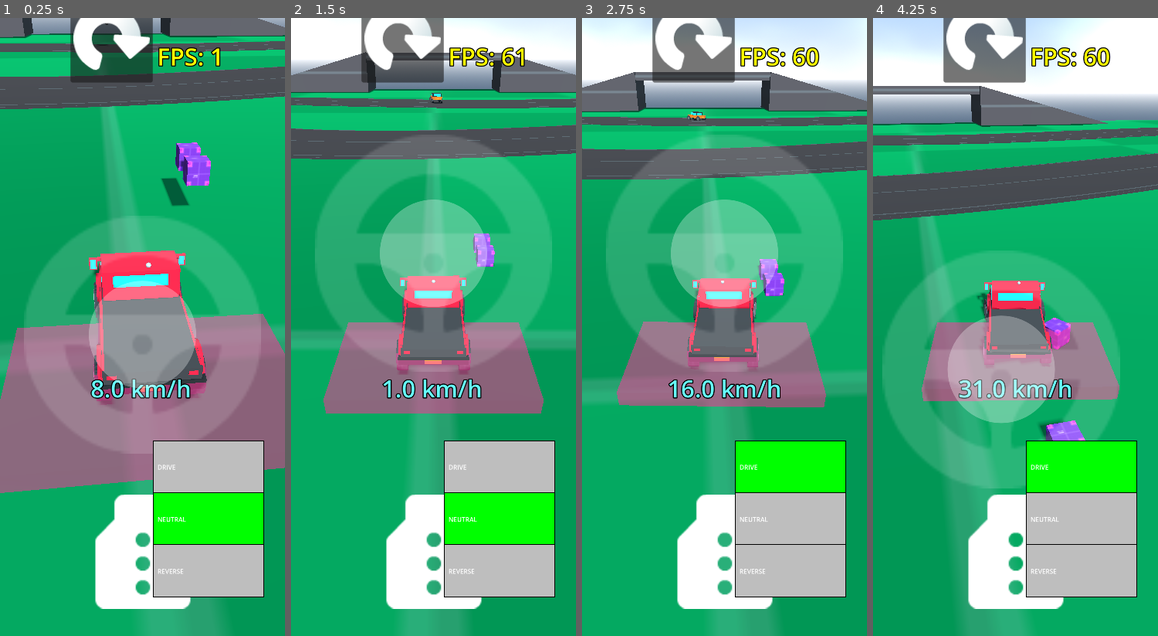
Above: before the commit, frames 1-4 (left to right).
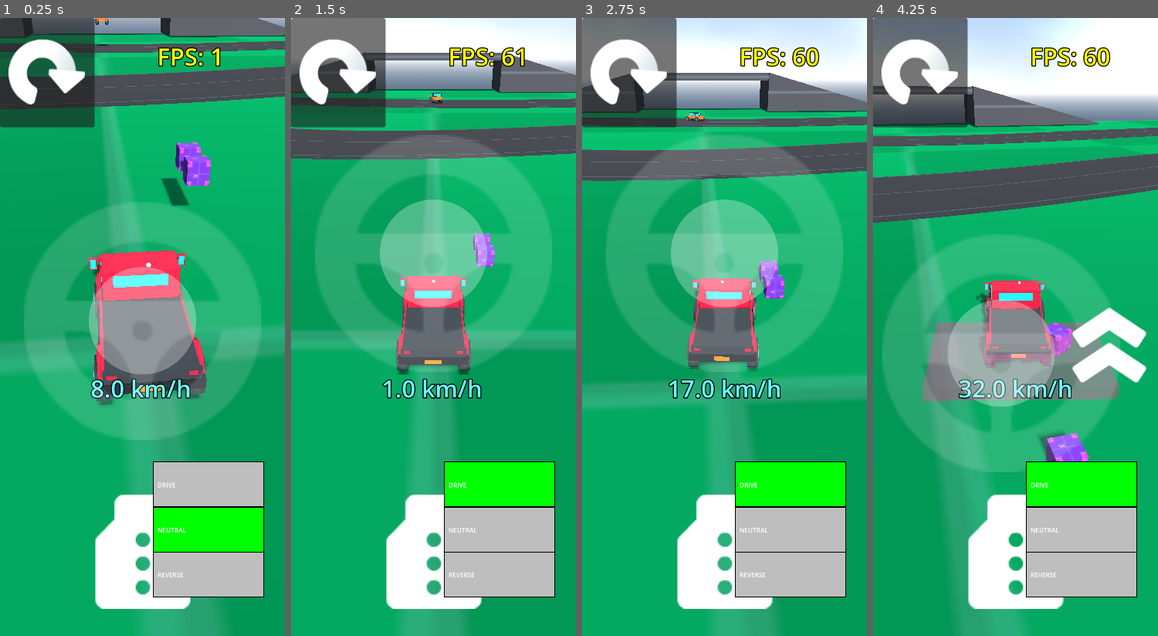
Above: after the commit, the same moments.

Repository: AssafDamari/cars-2
Game: Godot game, scene res://scenes/main.tscn
Same seed, same stepped clock (60 frames per second), same inputs: the game is played once before the commit and once after it.
Inputs (mouse positions are in pixels of both pictures, inside the frame that each line leads up to):
- Up to frame 1 (0.25 s): no input
- Up to frame 2 (1.5 s): tap Enter (ui_accept) at 0.5 s; drag from (433, 252) to (462, 191) at 0.52 s; drag from (499, 518) to (419, 450) at 1.27 s
- Up to frame 3 (2.75 s): move the mouse to (753, 191) at 2.02 s; hold Right (ui_right) from 2.03 s (still down)
- Up to frame 4 (4.25 s): release Right (ui_right) at 2.75 s; drag from (1001, 450) to (930, 234) at 2.77 s; move the mouse to (1101, 419) at 3.52 s; hold Left (ui_left) from 3.53 s (still down); tap Enter (ui_accept) at 3.77 s

The runs differ from the first frame. In frame 1, 34% of the frame differs, in the area x 0-100%, y 0-91%; in frame 2, 21%; in frame 3, 18%; in frame 4, 26%.

Commit message:
fix loader behavior

Diff:
--- a/scenes/car_1.tscn
+++ b/scenes/car_1.tscn
@@ -56,6 +56,8 @@
 shading_mode = 0
 albedo_color = Color(0.92514765, 0, 0.22996902, 1)
 
+[sub_resource type="SphereShape3D" id="SphereShape3D_u2fa2"]
+
 [node name="Car1" type="VehicleBody3D" unique_id=1835131583]
 mass = 1000.0
 center_of_mass_mode = 1
@@ -288,3 +290,7 @@
 transform = Transform3D(0.46639365, 0, 0, 0, 0.27147847, 0, 0, 0, 0.08982265, -0.7411847, 0.49022353, -2.1929464)
 mesh = SubResource("BoxMesh_u2fa2")
 surface_material_override/0 = SubResource("StandardMaterial3D_8j6vf")
+
+[node name="CollisionShape3D6" type="CollisionShape3D" parent="." unique_id=1406048721]
+transform = Transform3D(1, 0, 0, 0, 1, 0, 0, 0, 1, 0, 1, 1)
+shape = SubResource("SphereShape3D_u2fa2")
--- a/scenes/cargo_loader.gd
+++ b/scenes/cargo_loader.gd
@@ -6,6 +6,7 @@
 
 @onready var load_button: TouchScreenButton = $CanvasLayer/LoadButtons/LoadTouchScreenButton
 @onready var unload_button: TouchScreenButton = $CanvasLayer/LoadButtons/UnloadTouchScreenButton
+@onready var load_area_marker: MeshInstance3D = $LoadArea/LoadAreaMarker
 
 var nearby_cargo: Array[RigidBody3D] = []
 var current_unload_area: Area3D = null
@@ -119,7 +120,9 @@
 	nearby_cargo = nearby_cargo.filter(func(c): return is_instance_valid(c))
 
 	# LOAD button: show if cargo nearby
-	load_button.visible = nearby_cargo.size() > 0
+	var showLoad: bool = nearby_cargo.size() > 0
+	load_button.visible = showLoad
+	load_area_marker.visible = showLoad
 
 	# UNLOAD button: only if cargo on truck AND in unload area
 	unload_button.visible = has_cargo_on_truck() and current_unload_area != null
--- a/scenes/cargo_loader.tscn
+++ b/scenes/cargo_loader.tscn
@@ -14,7 +14,7 @@
 
 [sub_resource type="StandardMaterial3D" id="StandardMaterial3D_ferti"]
 transparency = 1
-albedo_color = Color(0.9529412, 0.015686275, 0.31764707, 0.5372549)
+albedo_color = Color(0.9529412, 0.015686275, 0.31764707, 0.37254903)
 
 [sub_resource type="BoxShape3D" id="BoxShape3D_ferti"]
 size = Vector3(1.7225952, 1.0025635, 2.738037)
@@ -37,7 +37,7 @@
 transform = Transform3D(1, 0, 0, 0, 1, 0, 0, 0, 1, 0, 0, -2)
 shape = SubResource("BoxShape3D_t8e4g")
 
-[node name="MeshInstance3D" type="MeshInstance3D" parent="LoadArea" unique_id=1223855858]
+[node name="LoadAreaMarker" type="MeshInstance3D" parent="LoadArea" unique_id=1223855858]
 transform = Transform3D(1.5, 0, 0, 0, 1, 0, 0, 0, 1.3, 0, 0, -2.02)
 mesh = SubResource("BoxMesh_t8e4g")
 surface_material_override/0 = SubResource("StandardMaterial3D_ferti")
@@ -63,7 +63,6 @@
 [node name="CanvasLayer" type="CanvasLayer" parent="." unique_id=248335640]
 
 [node name="LoadButtons" type="Control" parent="CanvasLayer" unique_id=1553451132]
-visible = false
 layout_mode = 3
 anchors_preset = 6
 anchor_left = 1.0
@@ -79,10 +78,12 @@
 scale = Vector2(2, 2)
 
 [node name="LoadTouchScreenButton" type="TouchScreenButton" parent="CanvasLayer/LoadButtons" unique_id=1484233737]
+visible = false
 texture_normal = ExtResource("2_lgkbt")
 texture_pressed = ExtResource("3_t8e4g")
 
 [node name="UnloadTouchScreenButton" type="TouchScreenButton" parent="CanvasLayer/LoadButtons" unique_id=1470725429]
+visible = false
 texture_normal = ExtResource("3_wrukd")
 texture_pressed = ExtResource("5_ferti")
 
--- a/scenes/player_controller.tscn
+++ b/scenes/player_controller.tscn
@@ -59,10 +59,10 @@
 anchors_preset = 15
 anchor_right = 1.0
 anchor_bottom = 1.0
-offset_bottom = -372.0
+offset_bottom = -413.0
 grow_horizontal = 2
 grow_vertical = 2
-pivot_offset = Vector2(360, 594)
+pivot_offset = Vector2(360, 573.5)
 script = ExtResource("9_sdupd")
 joystick_mode = 1
 scale_factor = 3.0
@@ -108,19 +108,18 @@
 label_settings = SubResource("LabelSettings_ba4vk")
 
 [node name="Reload" type="Button" parent="Player controllsUI" unique_id=749655137]
-offset_left = 178.0
-offset_top = -61.0
-offset_right = 282.0
-offset_bottom = 51.0
+offset_right = 119.5
+offset_bottom = 138.0
 scale = Vector2(2, 2)
 icon = ExtResource("8_ga2kn")
+icon_alignment = 1
 
 [node name="GearSlider" parent="Player controllsUI" unique_id=612517197 instance=ExtResource("11_mfmwq")]
 anchors_preset = 3
 anchor_left = 1.0
 anchor_top = 1.0
 offset_left = -332.0
-offset_top = -493.0
+offset_top = -439.0
 offset_right = -54.0
 offset_bottom = -99.0
 grow_horizontal = 0
